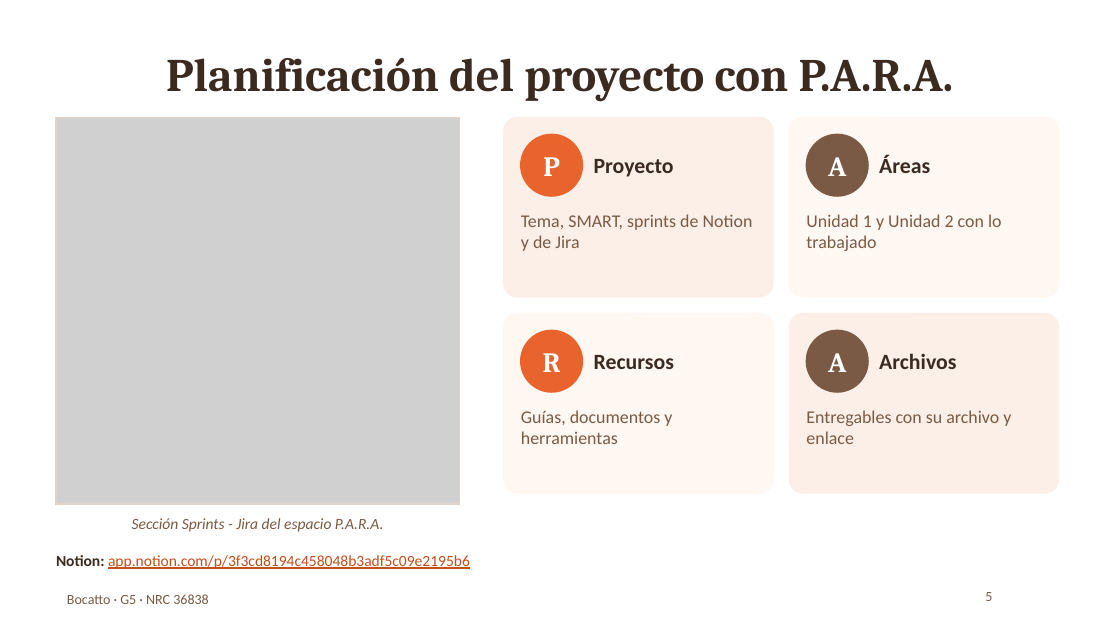
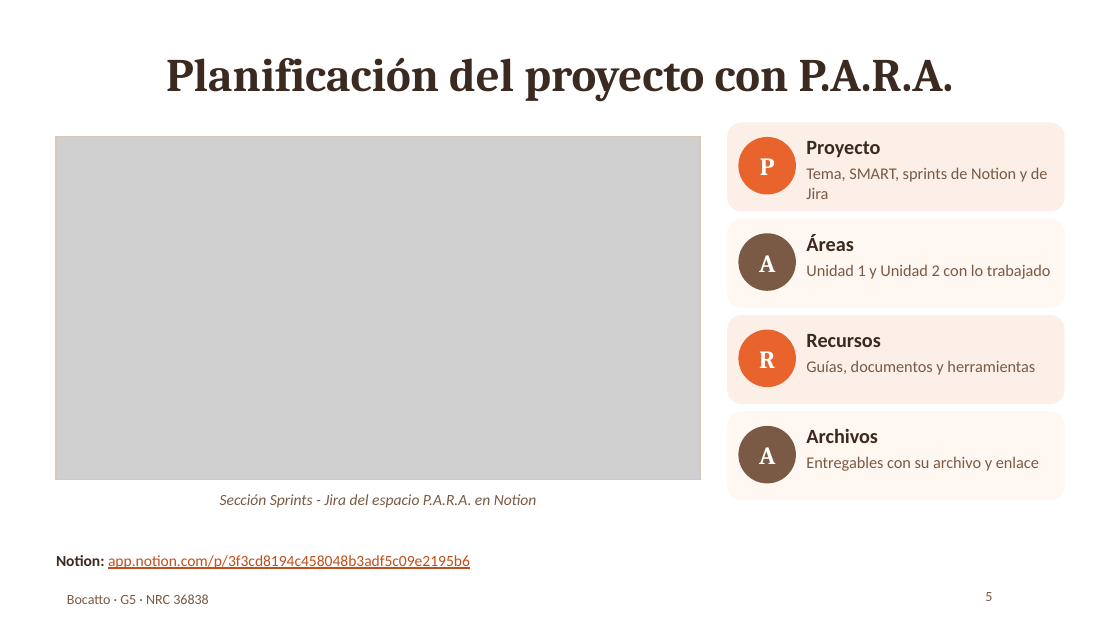
Before and after one commit to Ricardo-lainez/RicardoLainez36838_G5_ADSW, a slide deck: slide 5 of Informe final/Presentacion_SegundoParcial_Bocatto_G5.pptx. Drawn at 1120x630 pixels with LibreOffice and Linux fonts; fonts in the diff are those of the drawing; grey boxes stand for pictures; background and template pictures are left out. Boxes give left, top, right and bottom in pixels: in the first picture for what was removed or moved away, otherwise in the second. Text is boxed around its words. In the diff, an @@ line names an element or a change of style, - is before the commit and + after.

Commit message:
Presentacion del segundo parcial, informe de trazabilidad con 8 sprints y evidencias de Jira

```diff
--- a/Informe final/Presentacion_SegundoParcial_Bocatto_G5.pptx
+++ b/Informe final/Presentacion_SegundoParcial_Bocatto_G5.pptx
@@ picture: place and size @@
-picture at [56, 118, 459, 504]
+picture at [56, 137, 700, 479]
@@ rectangle: place and size @@
-rectangle at [56, 118, 459, 504]
+rectangle at [56, 137, 700, 479]
@@ rectangle at [56, 137, 700, 479]: outline #E3D3C6 0.75 pt to #D9C7B8 0.75 pt @@
@@ rounded rectangle at [728, 123, 1064, 211]: proportions changed @@
@@ rounded rectangle: place and size @@
-rounded rectangle at [504, 118, 773, 297]
+rounded rectangle at [728, 123, 1064, 211]
@@ text "P": place and size @@
-text "P" at [543, 157, 560, 176]
+text "P" at [760, 158, 775, 175]
@@ ellipse: place and size @@
-ellipse at [521, 134, 582, 196]
+ellipse at [739, 138, 795, 194]
@@ text "Proyecto": place and size @@
-text "Proyecto" at [594, 159, 674, 177]
+text "Proyecto" at [806, 141, 880, 157]
@@ text "Tema, SMART, sprints de Notion ...": place and size @@
-text "Tema, SMART, sprints de Notion ..." at [521, 214, 753, 251]
+text "Tema, SMART, sprints de Notion ..." at [806, 167, 1048, 199]
@@ rounded rectangle: place and size @@
-rounded rectangle at [790, 118, 1058, 297]
+rounded rectangle at [728, 220, 1064, 307]
@@ rounded rectangle at [728, 220, 1064, 307]: proportions changed @@
@@ size 18 to 16 pt in 4 elements at [760, 158, 775, 175], [759, 351, 775, 368], [759, 447, 775, 464], [759, 255, 775, 272] @@
@@ text "A": place and size @@
-text "A" at [828, 157, 846, 176]
+text "A" at [759, 255, 775, 272]
@@ ellipse: place and size @@
-ellipse at [806, 134, 868, 196]
+ellipse at [739, 234, 795, 290]
@@ text "Áreas": place and size @@
-text "Áreas" at [879, 155, 930, 173]
+text "Áreas" at [806, 234, 853, 251]
@@ text "Unidad 1 y Unidad 2 ...": place and size @@
-text "Unidad 1 y Unidad 2 ..." at [806, 214, 1002, 251]
+text "Unidad 1 y Unidad 2 ..." at [806, 264, 1051, 279]
@@ rounded rectangle: place and size @@
-rounded rectangle at [504, 314, 773, 493]
+rounded rectangle at [728, 316, 1064, 403]
@@ rounded rectangle at [728, 316, 1064, 403]: fill #FFF7F2 to #FBEFE7; outline #FFF7F2 1 pt to #FBEFE7 1 pt; proportions changed @@
@@ size 14 to 13 pt in 4 elements at [806, 428, 878, 443], [806, 234, 853, 251], [806, 141, 880, 157], [806, 334, 880, 347] @@
@@ text "Recursos": place and size @@
-text "Recursos" at [594, 355, 674, 369]
+text "Recursos" at [806, 334, 880, 347]
@@ text "R": place and size @@
-text "R" at [543, 353, 561, 372]
+text "R" at [759, 351, 775, 368]
@@ ellipse: place and size @@
-ellipse at [521, 330, 582, 392]
+ellipse at [739, 330, 795, 386]
@@ size 11.5 to 10.5 pt in 4 elements at [806, 456, 1039, 471], [806, 264, 1051, 279], [806, 167, 1048, 199], [806, 360, 1035, 375] @@
@@ text "Guías, documentos y herramientas": place and size @@
-text "Guías, documentos y herramientas" at [521, 410, 672, 444]
+text "Guías, documentos y herramientas" at [806, 360, 1035, 375]
@@ rounded rectangle: place and size @@
-rounded rectangle at [790, 314, 1058, 493]
+rounded rectangle at [728, 412, 1064, 500]
@@ rounded rectangle at [728, 412, 1064, 500]: fill #FBEFE7 to #FFF7F2; outline #FBEFE7 1 pt to #FFF7F2 1 pt; proportions changed @@
@@ text "Archivos": place and size @@
-text "Archivos" at [879, 353, 956, 369]
+text "Archivos" at [806, 428, 878, 443]
@@ text "A": place and size @@
-text "A" at [828, 353, 846, 372]
+text "A" at [759, 447, 775, 464]
@@ ellipse: place and size @@
-ellipse at [806, 330, 868, 392]
+ellipse at [739, 427, 795, 483]
@@ text "Entregables con su archivo y ...": place and size @@
-text "Entregables con su archivo y ..." at [806, 410, 1011, 444]
+text "Entregables con su archivo y ..." at [806, 456, 1039, 471]
@@ text at [220, 494, 537, 508]: text changed @@
-Sección Sprints - Jira del espacio P.A.R.A.
+Sección Sprints - Jira del espacio P.A.R.A. en Notion
```
Also in this commit, not shown: 6 other slides changed, 11 other files.
